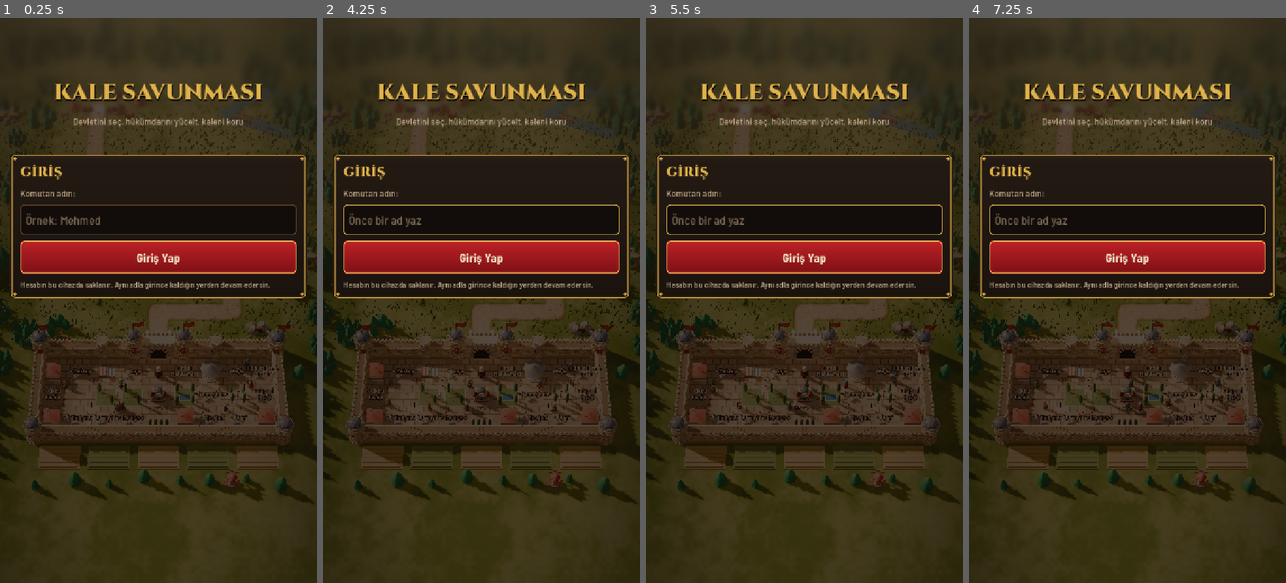
Above: before the commit, frames 1-4 (left to right).
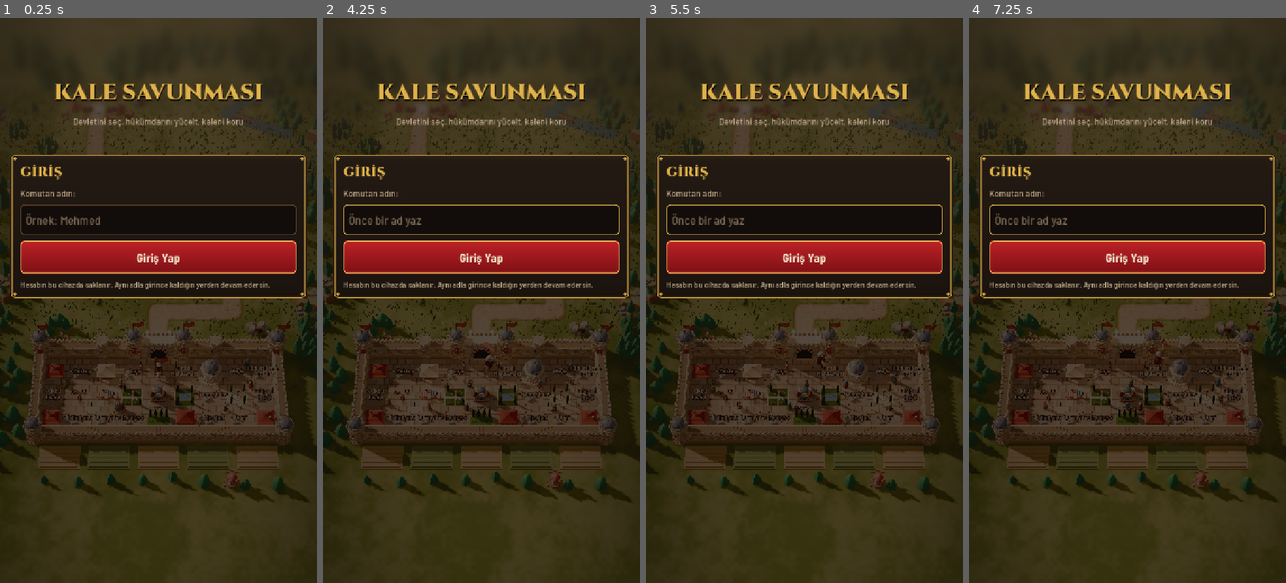
Above: after the commit, the same moments.

Repository: viorcreative-bit/alience-tower-defence
Game: Godot game, scene res://scenes/main.tscn
Same seed, same stepped clock (60 frames per second), same inputs: the game is played once before the commit and once after it.
Inputs (mouse positions are in pixels of both pictures, inside the frame that each line leads up to):
- Up to frame 1 (0.25 s): no input
- Up to frame 2 (4.25 s): click "Giriş Yap" at 0.5 s; click "Giriş Yap" at 1.25 s; click "Giriş Yap" at 2 s; move the mouse to (551, 272) at 2.77 s; click (551, 272) at 2.92 s; drag from (418, 328) to (465, 413) at 3.52 s
- Up to frame 3 (5.5 s): move the mouse to (836, 176) at 4.27 s; click (836, 176) at 4.42 s; drag from (788, 413) to (709, 215) at 5.02 s
- Up to frame 4 (7.25 s): move the mouse to (1222, 385) at 5.77 s; click (1222, 385) at 5.92 s; drag from (1032, 215) to (1079, 159) at 6.52 s

The runs differ from the first frame. In frame 1, 3.9% of the frame differs, in the area x 0-100%, y 17-86%; in frame 2, 4.0%; in frame 3, 3.9%; in frame 4, 4.0%.

Commit message:
Kale içi: Blender şehir süsleri ve sancaklı atlı hükümdar
Şadırvan köşkü, çarşı çadırları, tezgâhlar, cumbalı evler, bahçeler, havuz,
servi avlusu, cephane köşesi, fenerler ve sancak direkleri artık Blender
modelleri (tools/blender/city.py). Hükümdar beyaz atıyla elinde sancakla
şehrin sokaklarında tur atıp saray önünde bekliyor.

Co-Authored-By: Claude Opus 5.5 (1M context) <noreply@anthropic.com>
Claude-Session: https://claude.ai/code/session_018AhiN67iPbKq2ciYuoAJmK

Diff:
--- a/godot/scripts/main.gd
+++ b/godot/scripts/main.gd
@@ -36,7 +36,6 @@
 var hover_tile: MeshInstance3D
 var dust_mat: StandardMaterial3D
 var spark_mat: StandardMaterial3D
-var sultan: Dictionary
 var town: Town
 var save := ConfigFile.new()
 var profiles: Profiles
@@ -78,7 +77,6 @@
 	spark_mat = world.fire_mat
 	_build_markers()
 	_sync_buildings()
-	_place_king("ottoman", 1)
 	profiles = Profiles.new()
 	net = Net.new()
 	add_child(net)
@@ -97,6 +95,7 @@
 	town = Town.new()
 	town.setup(models, game, world)
 	add_child(town)
+	_place_king("ottoman", 1)
 	get_viewport().size_changed.connect(_fit_camera)
 	await get_tree().process_frame
 	_fit_camera()
@@ -105,14 +104,9 @@
 
 # ---------------------------------------------------------------- menü ve hükümdar
 
-# Saray önünde duran hükümdar: seçilen devletin kralı, seviyesine göre süslü
+# Şehirde atıyla dolaşan hükümdar: seçilen devletin kralı, seviyesine göre süslü, elinde sancak (town.gd)
 func _place_king(country: String, level: int) -> void:
-	if sultan:
-		sultan.root.queue_free()
-	sultan = models.king(country, level)
-	sultan.root.position = world.to_world(4.5, 13.55)
-	sultan.anim.play("Idle")
-	add_child(sultan.root)
+	town.set_king(country, level)
 
 
 func _start_game(country: String, level: int, stage := "", duel := false, pvp := "") -> void:
--- a/godot/scripts/models.gd
+++ b/godot/scripts/models.gd
@@ -584,6 +584,30 @@
 		if nm.length() == 2 and nm.begins_with("L") and nm[1].is_valid_int():
 			n.visible = int(nm.substr(1)) <= level
 	return ch
+
+
+# Atlı hükümdar: beyaz at, devlet renginde örtü; sağ elinde sancak (oyuncunun sancak dokusu, Osmanlı'da
+# al sancak). Sancak direği "flag_holder" ile ele bağlıdır; Town her karede onu dik tutar.
+func king_rider(country: String, level: int) -> Dictionary:
+	var root := Node3D.new()
+	var cap: Color = OTTOMAN_RED if country == "ottoman" else Color(D.NATIONS[country].primary)
+	var hr := horse(Color("#f4f0e8"), cap, 0.42)
+	root.add_child(hr.root)
+	var ch := king(country, level)
+	mount(hr, ch, 0.5 * (1.0 + 0.03 * (level - 1)))
+	# sağ eldeki kılıç ya da asa sancağa yer açsın
+	var l4: Node3D = (ch.skeleton as Node).get_node_or_null("L4")
+	if l4:
+		l4.visible = false
+	var holder := attach(ch, "handslot_r")
+	var pole := Node3D.new()
+	holder.add_child(pole)
+	cyl(pole, 0.01, 0.012, 1.15, Vector3(0, 0.35, 0), mat(WOOD_DARK), 6)
+	sphere(pole, 0.025, Vector3(0, 0.94, 0), mat(GOLD, 0.3, 0.8), false, 8)
+	var f := flag(ottoman_flag(), 0.48, 0.32)
+	f.position = Vector3(0.01, 0.75, 0)
+	pole.add_child(f)
+	return {"root": root, "horse": hr, "char": ch, "pole": pole, "flag": f}
 
 
 # Surlardaki ve kulelerdeki sancaklar tek bir dokuyu paylaşır; oyuncu başka devlet seçince o dokunun resmi
--- a/godot/scripts/town.gd
+++ b/godot/scripts/town.gd
@@ -17,6 +17,7 @@
 var people: Array = []
 var dervishes: Array = []
 var workers: Array = []
+var king := {}
 # sokaklar binaların arasındaki çizgilerdir: x tam sayılar, y üç sıra
 var xs := [1.0, 2.0, 3.0, 4.0, 5.0, 6.0, 7.0, 8.0]
 var ys := []
@@ -49,6 +50,7 @@
 		_step(p, dt)
 	_update_dervishes(dt)
 	_update_workers(dt)
+	_update_king(dt)
 
 
 func _add_person() -> void:
@@ -116,6 +118,49 @@
 	for dv in dervishes:
 		dv.spin += dt * 5.0
 		dv.ch.root.rotation.y = dv.spin
+
+
+# ---------------------------------------------------------------- atlı hükümdar
+
+# Saray önünden çıkar, sokaklarda sekiz çizerek tur atar, yine saray önünde durup bekler.
+const KING_ROUTE := [Vector2(4.5, 13.55), Vector2(5.0, 13.1), Vector2(8.0, 13.1), Vector2(8.0, 15.0), Vector2(5.0, 15.0),
+	Vector2(5.0, 14.0), Vector2(4.0, 13.1), Vector2(1.0, 13.1), Vector2(1.0, 15.0), Vector2(4.0, 15.0), Vector2(4.0, 14.0)]
+
+
+func set_king(country: String, level: int) -> void:
+	if king:
+		king.root.queue_free()
+	king = models.king_rider(country, level)
+	add_child(king.root)
+	king.merge({"i": 0, "pos": KING_ROUTE[0], "wait": 3.0, "t": 0.0, "gait": 0.0})
+	king.root.position = world.to_world(king.pos.x, king.pos.y)
+
+
+func _update_king(dt: float) -> void:
+	if not king:
+		return
+	king.t += dt
+	var moving := false
+	if king.wait > 0.0:
+		king.wait -= dt
+		king.root.rotation.y = lerp_angle(king.root.rotation.y, 0.0, minf(1.0, dt * 3.0))
+	else:
+		var goal: Vector2 = KING_ROUTE[(king.i + 1) % KING_ROUTE.size()]
+		var d: Vector2 = goal - king.pos
+		if d.length() < 0.02:
+			king.i = (king.i + 1) % KING_ROUTE.size()
+			if king.i == 0:
+				king.wait = 6.0
+		else:
+			king.pos += d.normalized() * minf(d.length(), 0.32 * dt)
+			king.root.rotation.y = lerp_angle(king.root.rotation.y, atan2(d.x, d.y), minf(1.0, dt * 5.0))
+			moving = true
+	king.gait = move_toward(king.gait, 1.0 if moving else 0.0, dt * 3.0)
+	models.animate_horse(king.horse, king.t * 0.6, king.gait)
+	king.root.position = world.to_world(king.pos.x, king.pos.y, absf(sin(king.t * 5.4)) * 0.012 * king.gait)
+	# sancak direği elle gider ama hep dik durur; yürürken hafifçe sallanır
+	var yaw: float = king.root.rotation.y
+	king.pole.global_basis = Basis.from_euler(Vector3(sin(king.t * 2.7) * 0.04 * king.gait, yaw, 0))
 
 
 # ---------------------------------------------------------------- işçiler
--- a/godot/scripts/world.gd
+++ b/godot/scripts/world.gd
@@ -438,17 +438,17 @@
 		add_child(seg)
 
 
-# Şehrin boş kareleri: şadırvan, çarşı, bahçeler, servi ağaçları ve cumbalı Osmanlı evleri.
-# Bina arsaları ve kapıdan Saray'a giden yol boş kalır; halk kare kenarlarındaki sokaklarda yürür.
+# Şehrin boş kareleri: şadırvan köşkü, çarşı çadırları ve tezgâhlar, bahçeler, servi avlusu, cephane köşesi ve
+# cumbalı Osmanlı evleri (assets/models/ottoman/city_*.glb). Bina arsaları ve kapıdan Saray'a giden yol boş kalır;
+# halk ve atlı hükümdar kare kenarlarındaki sokaklarda dolaşır.
 const CITY_DECOR := {
-	Vector2i(6, 13): "fountain",
-	Vector2i(2, 13): "bazaar", Vector2i(3, 13): "bazaar",
-	Vector2i(2, 14): "garden", Vector2i(3, 14): "garden", Vector2i(5, 14): "pool", Vector2i(7, 14): "cypress",
-	Vector2i(4, 15): "palace_garden",
-	Vector2i(0, 13): "house", Vector2i(8, 13): "house", Vector2i(0, 15): "house", Vector2i(8, 15): "house",
-	Vector2i(3, 15): "house", Vector2i(5, 15): "house",
+	Vector2i(6, 13): "city_fountain",
+	Vector2i(2, 13): "city_tent", Vector2i(5, 15): "city_tent_red",
+	Vector2i(2, 14): "city_stalls", Vector2i(1, 14): "city_supplies",
+	Vector2i(3, 14): "city_garden", Vector2i(5, 14): "city_pool", Vector2i(7, 14): "city_cypress",
+	Vector2i(4, 15): "city_palace_garden",
+	Vector2i(0, 13): "house", Vector2i(0, 15): "house", Vector2i(8, 15): "house",
 }
-const AWNINGS := [["#b3202a", "#f2ece0"], ["#2f6fb0", "#f2ece0"], ["#3d7a3a", "#e8d48a"], ["#c47a1e", "#f2ece0"]]
 
 
 func _build_city_decor() -> void:
@@ -456,31 +456,30 @@
 	for id in D.BUILDINGS:
 		var s: Array = D.BUILDINGS[id].slot
 		slots[Vector2i(s[0], s[1])] = true
+	var houses := 0
 	for k in CITY_DECOR:
 		if slots.has(k):
 			continue
-		var g := Node3D.new()
-		g.position = to_world(k.x + 0.5, k.y + 0.5)
-		add_child(g)
-		match CITY_DECOR[k]:
-			"fountain":
-				_fountain(g)
-			"bazaar":
-				_stall(g, Vector3(-0.17, 0, 0), k.x * 2)
-				_stall(g, Vector3(0.17, 0, 0.05), k.x * 2 + 1)
-			"garden":
-				_garden(g, false)
-			"pool":
-				_garden(g, true)
-			"cypress":
-				for c in [Vector3(-0.22, 0, -0.2), Vector3(0.22, 0, -0.2), Vector3(-0.22, 0, 0.22), Vector3(0.22, 0, 0.22)]:
-					_cypress(g, c, rng.randf_range(0.55, 0.7))
-				_lantern(g, Vector3(0, 0, 0), true)
-			"palace_garden":
-				for x in [-0.3, -0.1, 0.1, 0.3]:
-					_cypress(g, Vector3(x, 0, 0.25), 0.6)
-			"house":
-				_house(g, rng.randi() % 4 * PI / 2)
+		var kind: String = CITY_DECOR[k]
+		if kind == "house":
+			kind = "city_house_%d" % (houses % 4)
+			houses += 1
+		var m := models.ott_model(kind)
+		m.position = to_world(k.x + 0.5, k.y + 0.5)
+		# evlerin önü sokağa, çadırların önü meydana baksın
+		if kind.begins_with("city_house"):
+			m.rotation.y = PI / 2 if k.x == 0 else -PI / 2
+		add_child(m)
+		_city_extras(m)
+	# kapıdan saraya giden yolun iki yanında sancak direkleri
+	for t in [Vector2(3.82, 13.2), Vector2(5.18, 13.2), Vector2(3.82, 13.8), Vector2(5.18, 13.8)]:
+		var pole := models.ott_model("city_banner_pole")
+		pole.position = to_world(t.x, t.y)
+		add_child(pole)
+		var f := models.flag(models.ottoman_flag(), 0.32, 0.21)
+		f.position = models.mark(pole, "flag") + Vector3(0.012, -0.1, 0)
+		f.rotation.y = PI / 2 if t.x < 4.5 else -PI / 2
+		pole.add_child(f)
 	# güney surunun ardında tarlalar, bağlar ve bir yel değirmeni
 	var zb: float = to_world(0, game.rows).z
 	var wheat := models.mat(Color("#d8b44a"))
@@ -498,11 +497,58 @@
 	# sokak fenerleri (ışıklı olan az; web'de ucuz kalsın)
 	var lit := 0
 	for t in [Vector2(3.0, 14.0), Vector2(6.0, 14.0), Vector2(2.0, 15.0), Vector2(7.0, 15.0), Vector2(1.0, 14.0), Vector2(8.0, 14.0)]:
-		var lg := Node3D.new()
+		var lg := models.ott_model("city_lantern")
 		lg.position = to_world(t.x, t.y)
 		add_child(lg)
-		_lantern(lg, Vector3.ZERO, lit < 3)
+		if lit < 3:
+			_lamp(lg, models.mark(lg, "light"))
 		lit += 1
+
+
+# Modeldeki su yüzeyleri parlak suya döner; şadırvanda fıskiye, servi avlusunda fener ışığı yanar
+func _city_extras(m: Node3D) -> void:
+	for w in m.find_children("Water", "MeshInstance3D", true, false):
+		(w as MeshInstance3D).material_override = water_mat()
+	if m.find_child("spout", true, false) != null:
+		var p := CPUParticles3D.new()
+		var q := SphereMesh.new()
+		q.radius = 0.012
+		q.height = 0.024
+		q.material = water_mat()
+		p.mesh = q
+		p.amount = 40
+		p.lifetime = 0.7
+		p.direction = Vector3.UP
+		p.spread = 25
+		p.initial_velocity_min = 0.5
+		p.initial_velocity_max = 0.7
+		p.gravity = Vector3(0, -2.4, 0)
+		p.position = models.mark(m, "spout")
+		m.add_child(p)
+	if m.find_child("light", true, false) != null:
+		_lamp(m, models.mark(m, "light"))
+
+
+func water_mat() -> StandardMaterial3D:
+	if not models.mats.has("city_water"):
+		var water := StandardMaterial3D.new()
+		water.albedo_color = Color(0.25, 0.55, 0.78, 0.88)
+		water.transparency = BaseMaterial3D.TRANSPARENCY_ALPHA
+		water.roughness = 0.05
+		water.metallic = 0.3
+		models.mats.city_water = water
+	return models.mats.city_water
+
+
+func _lamp(g: Node3D, pos: Vector3) -> void:
+	var l := OmniLight3D.new()
+	l.light_color = Color(1.0, 0.7, 0.4)
+	l.light_energy = 0.0
+	l.omni_range = 1.3
+	l.omni_attenuation = 1.4
+	l.position = pos
+	g.add_child(l)
+	torches.append({"light": l, "phase": rng.randf() * 10.0, "base": 0.9})
 
 
 # Odun-Demir Ocağı işçilerinin gittiği yerler: surların önünde solda kesim alanı, sağda demir madeni
@@ -535,133 +581,6 @@
 		var op := Vector3(rng.randf_range(-0.35, 0.35), 0.03, rng.randf_range(0.1, 0.38))
 		models.sphere(m, rng.randf_range(0.04, 0.065), op, ore if k % 3 else rust, false, 6)
 	models.add_prop(m, "wheelbarrow", Vector3(-0.28, 0, 0.25), 0.3, 2.2)
-
-
-func _fountain(g: Node3D) -> void:
-	var stone := models.mat(Models.STONE)
-	var marble := models.mat(Models.WHITEWASH, 0.4)
-	models.cyl(g, 0.34, 0.36, 0.05, Vector3(0, 0.025, 0), models.mat(Models.STONE_DARK), 8)
-	models.cyl(g, 0.27, 0.27, 0.12, Vector3(0, 0.08, 0), marble, 8)
-	var water := StandardMaterial3D.new()
-	water.albedo_color = Color(0.25, 0.55, 0.75, 0.85)
-	water.transparency = BaseMaterial3D.TRANSPARENCY_ALPHA
-	water.roughness = 0.05
-	water.metallic = 0.3
-	models.cyl(g, 0.24, 0.24, 0.02, Vector3(0, 0.14, 0), water, 8)
-	# sekiz sütunlu, kurşun kubbeli çatı
-	for i in 8:
-		var a := i * TAU / 8.0 + PI / 8.0
-		models.cyl(g, 0.018, 0.018, 0.42, Vector3(cos(a) * 0.3, 0.26, sin(a) * 0.3), stone, 6)
-	models.cyl(g, 0.38, 0.38, 0.04, Vector3(0, 0.49, 0), models.mat(Models.IZNIK, 0.4), 8)
-	models.cyl(g, 0.02, 0.4, 0.2, Vector3(0, 0.6, 0), models.mat(Models.LEAD, 0.5, 0.3), 8)
-	models.sphere(g, 0.03, Vector3(0, 0.72, 0), models.mat(Models.GOLD, 0.3, 0.8), false, 8)
-	models.cyl(g, 0.04, 0.05, 0.14, Vector3(0, 0.2, 0), marble, 8)
-	# fıskiye
-	var p := CPUParticles3D.new()
-	var q := SphereMesh.new()
-	q.radius = 0.012
-	q.height = 0.024
-	q.material = water
-	p.mesh = q
-	p.amount = 40
-	p.lifetime = 0.7
-	p.direction = Vector3.UP
-	p.spread = 25
-	p.initial_velocity_min = 0.5
-	p.initial_velocity_max = 0.7
-	p.gravity = Vector3(0, -2.4, 0)
-	p.position = Vector3(0, 0.27, 0)
-	g.add_child(p)
-
-
-func _stall(g: Node3D, pos: Vector3, i: int) -> void:
-	var col: Array = AWNINGS[i % AWNINGS.size()]
-	var wood := models.mat(Models.WOOD)
-	for c in [Vector3(-0.11, 0, -0.1), Vector3(0.11, 0, -0.1), Vector3(-0.11, 0, 0.1), Vector3(0.11, 0, 0.1)]:
-		models.cyl(g, 0.01, 0.01, 0.3, pos + c + Vector3(0, 0.15, 0), wood, 5)
-	models.box(g, Vector3(0.24, 0.07, 0.12), pos + Vector3(0, 0.1, 0.06), models.mat(Models.WOOD_DARK))
-	# çizgili tente
-	for k in 4:
-		var stripe := models.box(g, Vector3(0.065, 0.015, 0.3), pos + Vector3(-0.0975 + k * 0.065, 0.32, 0.01),
-			models.mat(Color(col[k % 2])))
-		stripe.rotation.x = 0.22
-	var goods := [Color("#d9a441"), Color("#b3202a"), Color("#6a8f3a"), Color("#e8dcc0")]
-	for k in 3:
-		models.sphere(g, 0.03, pos + Vector3(-0.07 + k * 0.07, 0.15, 0.08), models.mat(goods[(i + k) % goods.size()]), false, 8)
-	models.add_prop(g, ["sack", "barrel", "crate_B_small"][i % 3], pos + Vector3(0.0, 0, -0.17), 0.35)
-
-
-func _garden(g: Node3D, pool: bool) -> void:
-	var grass := models.box(g, Vector3(0.74, 0.03, 0.74), Vector3(0, 0.015, 0), models.mat(Color("#4f7d36")))
-	grass.cast_shadow = GeometryInstance3D.SHADOW_CASTING_SETTING_OFF
-	# taş kenar
-	for s in [-1, 1]:
-		models.box(g, Vector3(0.78, 0.05, 0.03), Vector3(0, 0.025, s * 0.38), models.mat(Models.STONE))
-		models.box(g, Vector3(0.03, 0.05, 0.78), Vector3(s * 0.38, 0.025, 0), models.mat(Models.STONE))
-	if pool:
-		var water := StandardMaterial3D.new()
-		water.albedo_color = Color(0.22, 0.5, 0.7)
-		water.roughness = 0.05
-		water.metallic = 0.4
-		models.box(g, Vector3(0.44, 0.04, 0.3), Vector3(0, 0.03, 0), models.mat(Models.WHITEWASH, 0.4))
-		models.box(g, Vector3(0.38, 0.042, 0.24), Vector3(0, 0.032, 0), water)
-		for x in [-0.3, 0.3]:
-			_cypress(g, Vector3(x, 0, -0.25), 0.6)
-			_cypress(g, Vector3(x, 0, 0.25), 0.55)
-	else:
-		_cypress(g, Vector3(-0.24, 0, -0.24), 0.65)
-		_cypress(g, Vector3(0.24, 0, 0.24), 0.6)
-		var flowers := [Color("#d6455a"), Color("#f2c94c"), Color("#e8e0f0"), Color("#c25ab8")]
-		for k in 14:
-			var fp := Vector3(rng.randf_range(-0.3, 0.3), 0.045, rng.randf_range(-0.3, 0.3))
-			models.sphere(g, 0.022, fp, models.mat(flowers[k % flowers.size()]), false, 6)
-		# bank
-		models.box(g, Vector3(0.24, 0.03, 0.07), Vector3(0.05, 0.08, -0.05), models.mat(Models.WOOD))
-		for x in [-0.05, 0.15]:
-			models.box(g, Vector3(0.03, 0.06, 0.06), Vector3(x, 0.045, -0.05), models.mat(Models.WOOD_DARK))
-
-
-func _cypress(g: Node3D, pos: Vector3, h: float) -> void:
-	models.cyl(g, 0.015, 0.02, 0.08, pos + Vector3(0, 0.04, 0), models.mat(Models.WOOD_DARK), 5)
-	var c := models.sphere(g, 0.07, pos + Vector3(0, 0.08 + h * 0.45, 0), models.mat(Color("#2d5a2e")), false, 10)
-	c.scale = Vector3(1, h / 0.14 * 0.95, 1)
-
-
-func _lantern(g: Node3D, pos: Vector3, light: bool) -> void:
-	models.cyl(g, 0.012, 0.016, 0.42, pos + Vector3(0, 0.21, 0), models.mat(Models.IRON, 0.5, 0.5), 6)
-	models.cyl(g, 0.03, 0.025, 0.06, pos + Vector3(0, 0.45, 0), models.glow_mat(Color(1.0, 0.7, 0.35)), 6)
-	models.cyl(g, 0.0, 0.04, 0.04, pos + Vector3(0, 0.5, 0), models.mat(Models.IRON, 0.5, 0.5), 6)
-	if light:
-		var l := OmniLight3D.new()
-		l.light_color = Color(1.0, 0.7, 0.4)
-		l.light_energy = 0.0
-		l.omni_range = 1.3
-		l.omni_attenuation = 1.4
-		l.position = pos + Vector3(0, 0.46, 0)
-		g.add_child(l)
-		torches.append({"light": l, "phase": rng.randf() * 10.0, "base": 0.9})
-
-
-# Cumbalı Osmanlı evi: badanalı alt kat, ahşap çıkmalı üst kat, kiremit çatı
-func _house(g: Node3D, rot: float) -> void:
-	var h := Node3D.new()
-	h.rotation.y = rot
-	g.add_child(h)
-	var wall := models.mat(Models.WHITEWASH)
-	var timber := models.mat(Color("#8a5a34"))
-	models.box(h, Vector3(0.5, 0.22, 0.42), Vector3(0, 0.11, 0), wall)
-	models.box(h, Vector3(0.58, 0.2, 0.5), Vector3(0, 0.32, 0.03), models.mat(Color("#efe2c8")))
-	# ahşap kuşaklar ve pencereler
-	models.box(h, Vector3(0.6, 0.025, 0.52), Vector3(0, 0.225, 0.03), timber)
-	models.box(h, Vector3(0.6, 0.025, 0.52), Vector3(0, 0.42, 0.03), timber)
-	for x in [-0.17, 0.0, 0.17]:
-		models.box(h, Vector3(0.07, 0.09, 0.01), Vector3(x, 0.33, 0.285), models.mat(Color("#3a2a1e")))
-	models.box(h, Vector3(0.1, 0.15, 0.01), Vector3(0, 0.075, 0.215), timber)
-	# kırma çatı
-	var roof := models.cyl(h, 0.0, 0.46, 0.2, Vector3(0, 0.53, 0.03), models.mat(Color("#b4472e")), 4)
-	roof.rotation.y = PI / 4
-	roof.scale = Vector3(1.0, 1.0, 0.85)
-	models.box(h, Vector3(0.05, 0.12, 0.05), Vector3(0.16, 0.6, -0.08), models.mat(Models.STONE_DARK))
 
 
 # ---------------------------------------------------------------- ordugâh
Binary file added: godot/assets/models/ottoman/city_banner_pole.glb
Not shown, added: godot/assets/models/ottoman/city_banner_pole.glb.import
Binary file added: godot/assets/models/ottoman/city_cypress.glb
Not shown, added: godot/assets/models/ottoman/city_cypress.glb.import
Binary file added: godot/assets/models/ottoman/city_fountain.glb
Not shown, added: godot/assets/models/ottoman/city_fountain.glb.import
Binary file added: godot/assets/models/ottoman/city_garden.glb
Not shown, added: godot/assets/models/ottoman/city_garden.glb.import
Binary file added: godot/assets/models/ottoman/city_house_0.glb
Not shown, added: godot/assets/models/ottoman/city_house_0.glb.import
Binary file added: godot/assets/models/ottoman/city_house_1.glb
Not shown, added: godot/assets/models/ottoman/city_house_1.glb.import
(and 20 more such lines)
